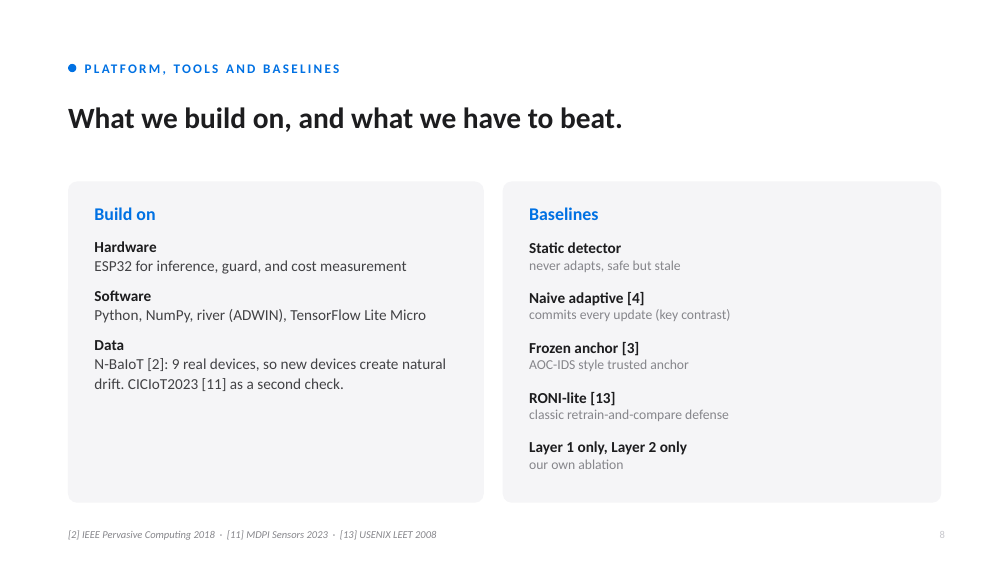
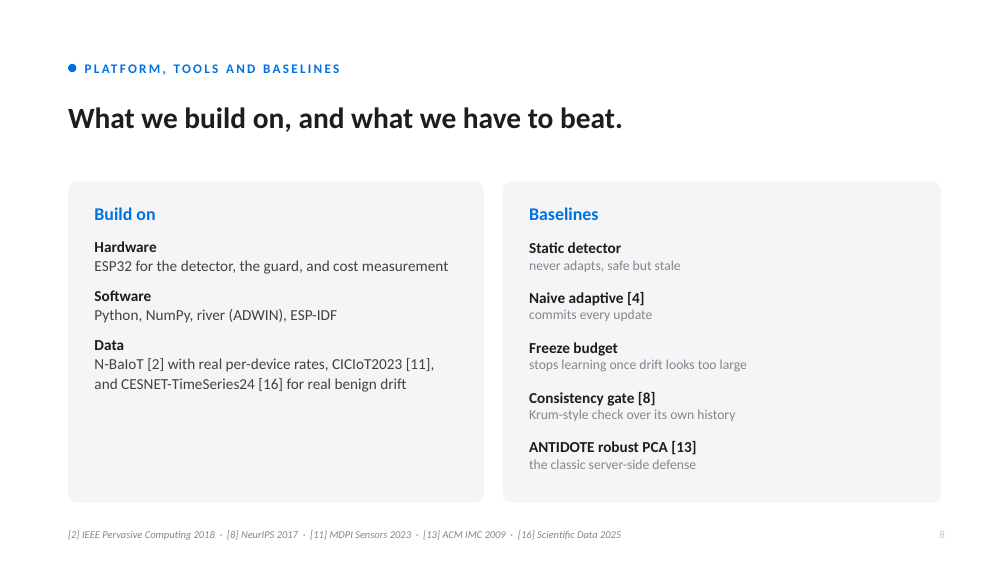
Before and after one commit to IOT-snu/brainstorming, a slide deck: slide 8 of CSD457_First_Presentation.pptx. Drawn at 1008x567 pixels with LibreOffice and Linux fonts; fonts in the diff are those of the drawing. Boxes give left, top, right and bottom in pixels: in the first picture for what was removed or moved away, otherwise in the second. Text is boxed around its words. In the diff, an @@ line names an element or a change of style, - is before the commit and + after.

```diff
--- a/CSD457_First_Presentation.pptx
+++ b/CSD457_First_Presentation.pptx
@@ text at <box>94,260,448,274</box>: text changed @@
-ESP32 for inference, guard, and cost measurement
+ESP32 for the detector, the guard, and cost measurement
@@ text at <box>94,309,337,323</box>: text changed @@
-Python, NumPy, river (ADWIN), TensorFlow Lite Micro
+Python, NumPy, river (ADWIN), ESP-IDF
@@ text at <box>529,310,652,321</box>: text changed @@
-commits every update (key contrast)
+commits every update
@@ text at <box>94,358,435,392</box>: text changed @@
-N-BaIoT [2]: 9 real devices, so new devices create natural drift. CICIoT2023 [11] as a second check.
+N-BaIoT [2] with real per-device rates, CICIoT2023 [11], and CESNET-TimeSeries24 [16] for real benign drift
@@ text at <box>529,342,747,371</box>: text changed @@
-Frozen anchor [3]
-AOC-IDS style trusted anchor
+Freeze budget
+stops learning once drift looks too large
@@ text at <box>529,392,735,421</box>: text changed @@
-RONI-lite [13]
-classic retrain-and-compare defense
+Consistency gate [8]
+Krum-style check over its own history
@@ text at <box>529,441,696,469</box>: text changed; size 14.5 to 13 pt; text colour #1D1D1F to #86868B; bold off @@
-Layer 1 only, Layer 2 only
-our own ablation
+ANTIDOTE robust PCA [13]
+the classic server-side defense
@@ text at <box>68,530,621,540</box>: text changed @@
-[2] IEEE Pervasive Computing 2018 · [11] MDPI Sensors 2023 · [13] USENIX LEET 2008
+[2] IEEE Pervasive Computing 2018 · [8] NeurIPS 2017 · [11] MDPI Sensors 2023 · [13] ACM IMC 2009 · [16] Scientific Data 2025
```
Also in this commit, not shown: 6 other slides changed, 1 slide added, 1 slide removed, 7 other files.
